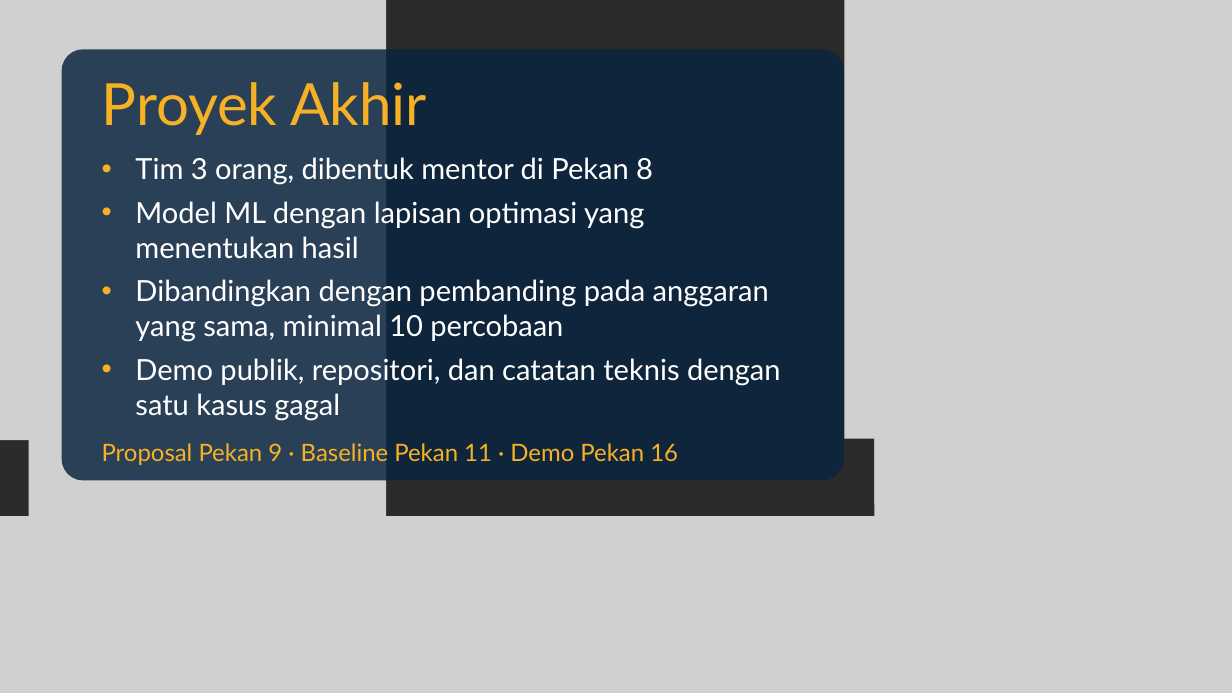
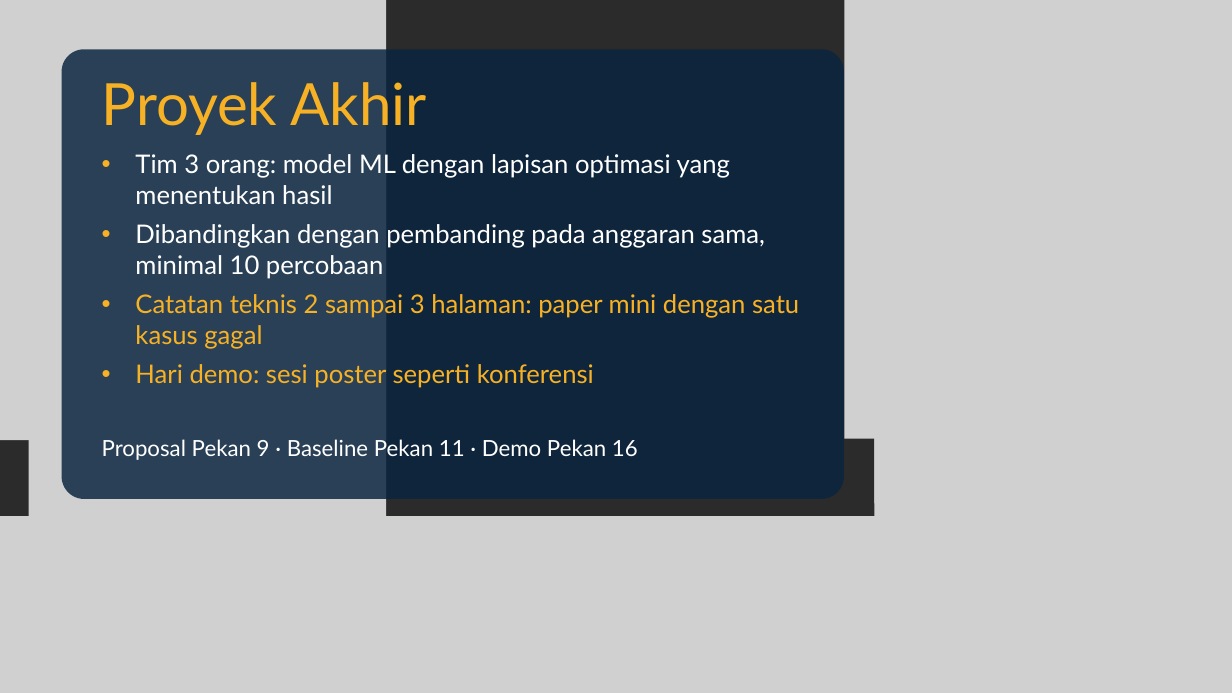
Before and after one commit to dafx7/COMPUTING-AI-ML-OPTIMIZATION, a slide deck: slide 24 of week0/slides/Pertemuan-0-Kickoff.pptx (slide 10 before the commit). Drawn at 1232x693 pixels with LibreOffice and Linux fonts; fonts in the diff are those of the drawing; grey boxes stand for pictures; background and template pictures are left out; a plain dark background stands for a picture behind light text. Boxes give left, top, right and bottom in pixels: in the first picture for what was removed or moved away, otherwise in the second. Text is boxed around its words. In the diff, an @@ line names an element or a change of style, - is before the commit and + after.

```diff
--- a/week0/slides/Pertemuan-0-Kickoff.pptx
+++ b/week0/slides/Pertemuan-0-Kickoff.pptx
@@ rounded rectangle: place and size @@
-rounded rectangle at box(62, 49, 844, 480)
+rounded rectangle at box(62, 49, 844, 499)
@@ text at box(135, 154, 799, 388): text changed; size 34 to 30 pt @@
-• Tim 3 orang, dibentuk mentor di Pekan 8
-• Model ML dengan lapisan optimasi yang menentukan hasil
-• Dibandingkan dengan pembanding pada anggaran yang sama, minimal 10 percobaan
-• Demo publik, repositori, dan catatan teknis dengan satu kasus gagal
+• Tim 3 orang: model ML dengan lapisan optimasi yang menentukan hasil
+• Dibandingkan dengan pembanding pada anggaran sama, minimal 10 percobaan
+• Catatan teknis 2 sampai 3 halaman: paper mini dengan satu kasus gagal
+• Hari demo: sesi poster seperti konferensi
@@ text "Proposal Pekan 9 · Baseline ..." at box(102, 439, 638, 460): size 28 to 26 pt, text colour #F7B125 to #FFFFFF @@
```
Also in this commit, not shown: 6 other slides changed, 15 slides added, 6 slides removed, 16 other files.
